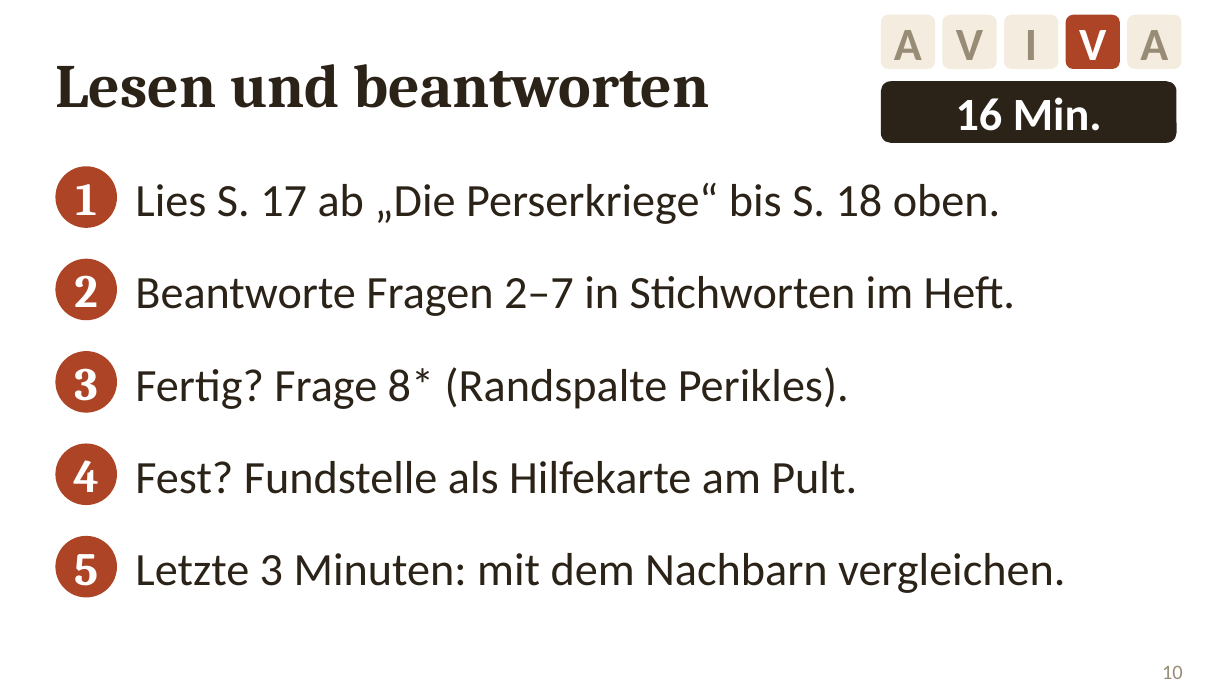
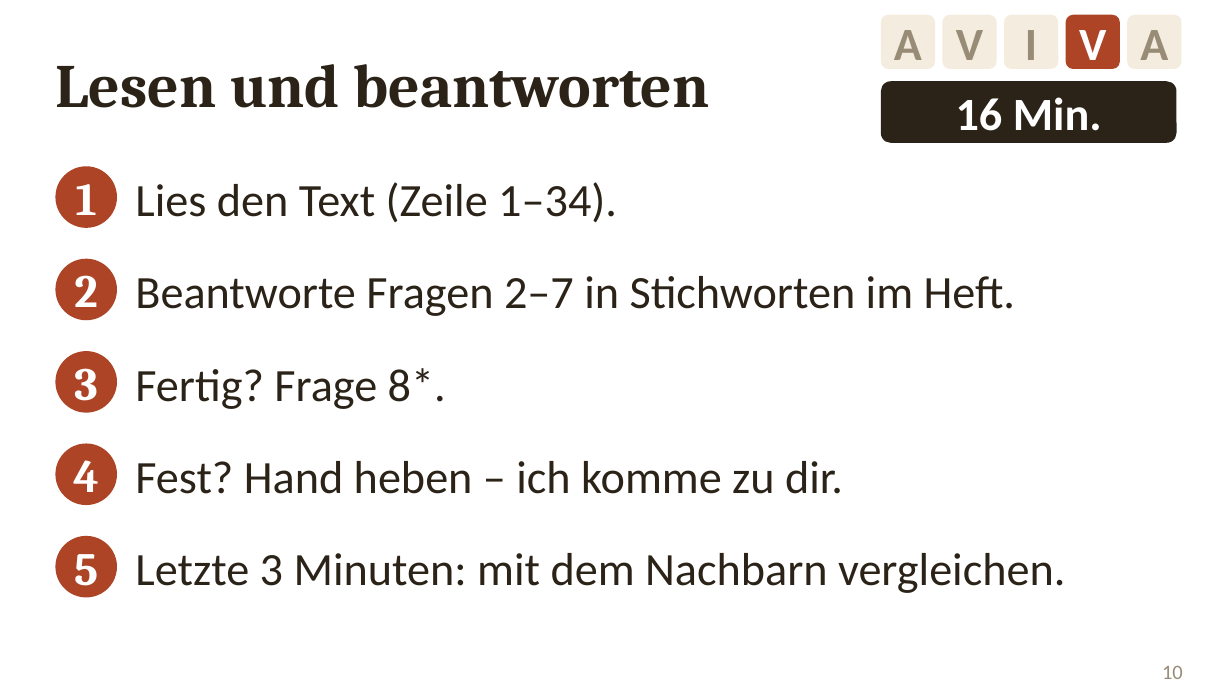
Before and after one commit to golzkonstantin-gif/Schule, a slide deck: slide 10 of Geschichte_11/Stunde_Perikles/Folien_Perikles.pptx. Drawn at 1232x693 pixels with LibreOffice and Linux fonts; fonts in the diff are those of the drawing. Boxes give left, top, right and bottom in pixels: in the first picture for what was removed or moved away, otherwise in the second. Text is boxed around its words. In the diff, an @@ line names an element or a change of style, - is before the commit and + after.

```diff
--- a/Geschichte_11/Stunde_Perikles/Folien_Perikles.pptx
+++ b/Geschichte_11/Stunde_Perikles/Folien_Perikles.pptx
@@ text at [135,182,617,222]: text changed @@
-Lies S. 17 ab „Die Perserkriege“ bis S. 18 oben.
+Lies den Text (Zeile 1–34).
@@ text at [135,368,446,409]: text changed @@
-Fertig? Frage 8* (Randspalte Perikles).
+Fertig? Frage 8*.
@@ text at [135,461,843,494]: text changed @@
-Fest? Fundstelle als Hilfekarte am Pult.
+Fest? Hand heben – ich komme zu dir.
```
Also in this commit, not shown: 1 other slide changed, 21 other files.
